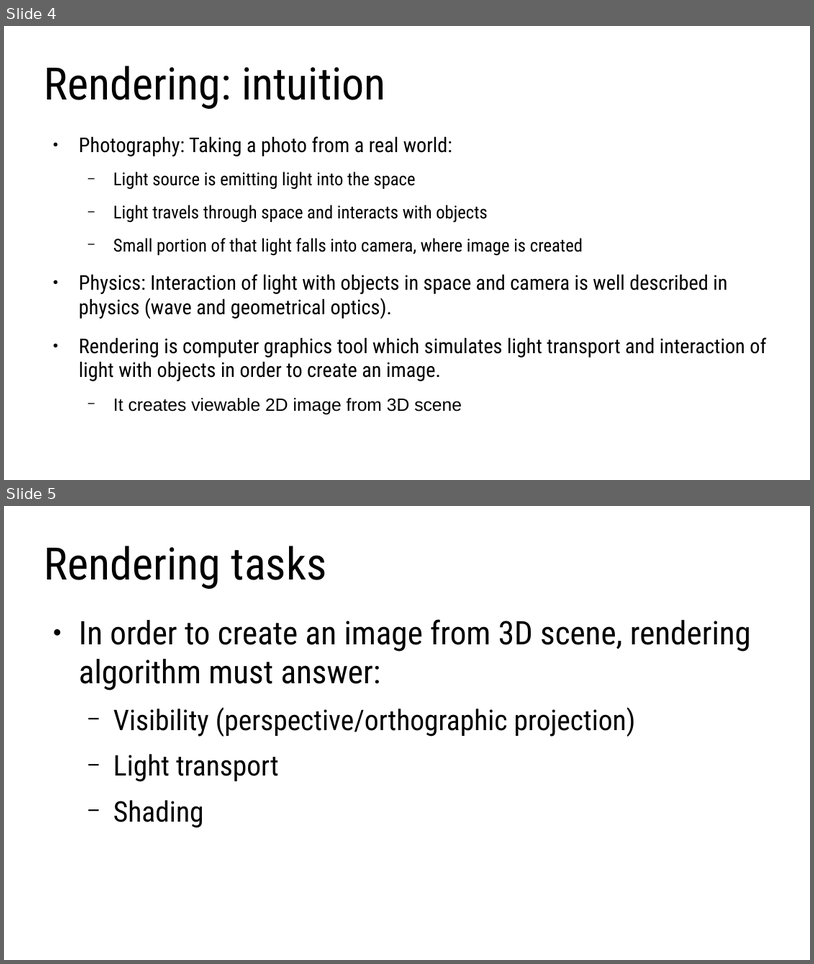
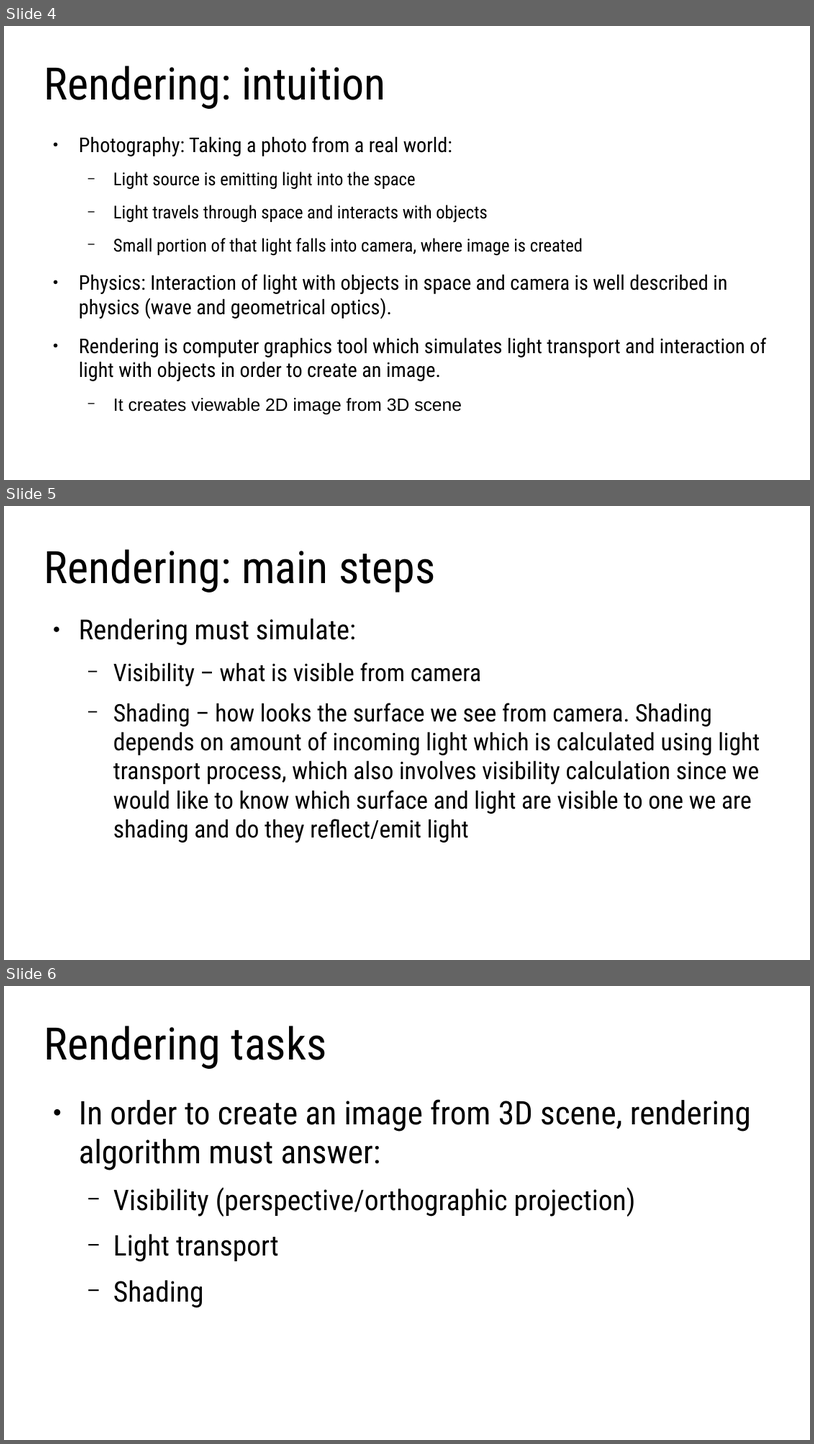
Before and after one commit to lorentzo/IntroductionToComputerGraphics, a slide deck: lectures/foundations_rendering/foundations_rendering.odp. Shown one above the other, each under a label of ours: slides 4 and 5 before the commit, slides 4, 5 and 6 after it. The pictures are 814x964 and 814x1444 pixels, drawn with LibreOffice and Linux fonts; fonts in the diff are those of the drawing. Boxes give left, top, right and bottom in pixels: in the first picture for what was removed or moved away, otherwise in the second. Text is boxed around its words. In the diff, an @@ line names an element or a change of style, - is before the commit and + after.

Commit message:
3d scene and rendering foundations

```diff
--- a/lectures/foundations_rendering/foundations_rendering.odp
+++ b/lectures/foundations_rendering/foundations_rendering.odp
@@ slide 5 added at box(4, 506, 810, 960), background #FFFFFF @@
@@ title added at box(44, 549, 436, 592), 44 pt, text #000000 @@
+Rendering: main steps
@@ text added at box(79, 618, 760, 842), 23.8 pt, text #000000 @@
+● Rendering must simulate:
+  − Visibility – what is visible from camera
+  − Shading – how looks the surface we see from camera. Shading depends on amount of incoming light which is calculated using light transport process, which also involves visibility calculation since we would like to know which surface and light are visible to one we are shading and do they reflect/emit light
@@ what was slide 5 is now slide 6 @@
```
Also in this commit, not shown: 3 slides changed, 4 other files.
